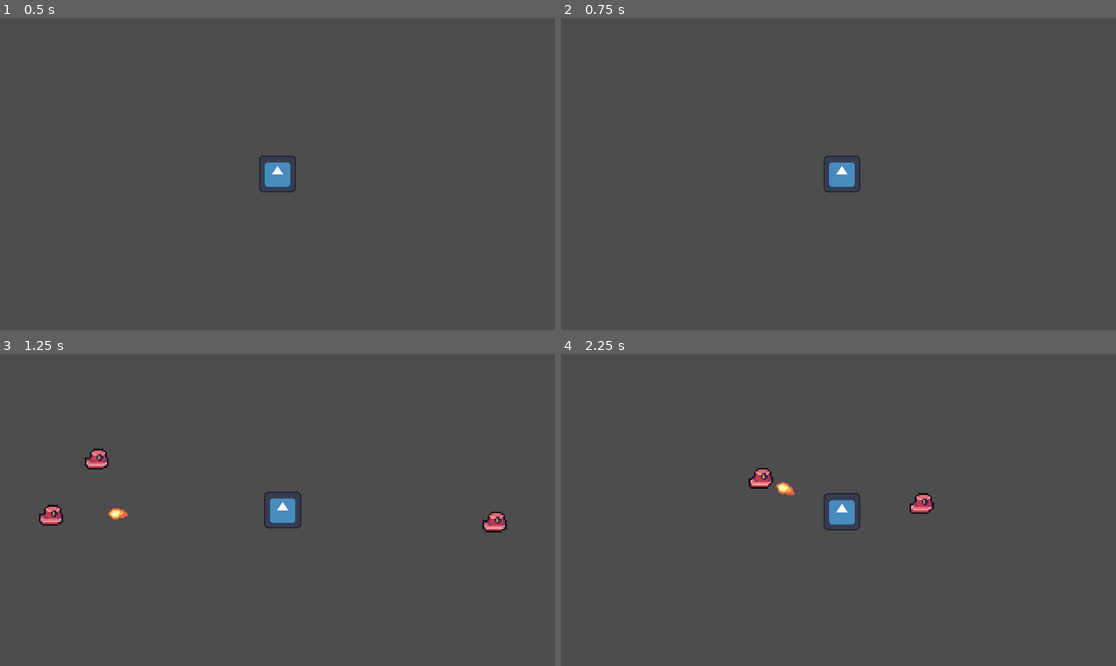
Above: before the commit, frames 1-4 (two rows, left to right).
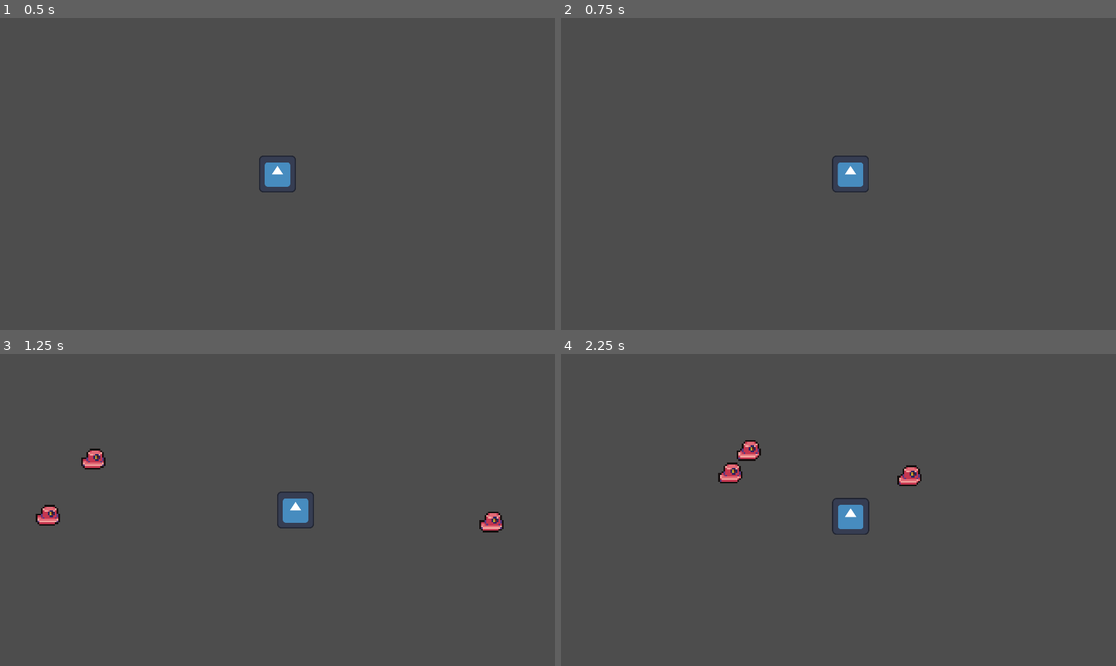
Above: after the commit, the same moments.

Repository: DragonEyeGames/Alien-Fun
Game: Godot game, scene res://main.tscn
The game is run twice, just before and just after one commit, with the same random seed, the same clock (stepped at 60 frames per second) and the same inputs. The engine's default icon, where the game draws it, is replaced by a stand-in: a white triangle on a blue panel in a dark square.
Inputs:
- Up to frame 1 (0.5 s): no input
- Up to frame 2 (0.75 s): tap Enter at 0.5 s; hold D (Right) from 0.53 s (still down); tap Alt at 0.6 s
- Up to frame 3 (1.25 s): keep holding D (Right)
- Up to frame 4 (2.25 s): release D (Right) at 1.28 s; hold S (Down) 1.28-2.03 s; tap Shift at 1.35 s; hold D (Right) from 2.03 s (still down); tap Alt at 2.1 s

Frame 1 is identical in both runs. In frame 2, 0.4% of the frame differs, in the area x 47-56%, y 44-56%; in frame 3, 1.2%; in frame 4, 1.8%, in the area x 28-68%, y 27-58%.

Commit message:
Dying
the player can now die! Most unfortunate

Diff:
--- a/enemy.gd
+++ b/enemy.gd
@@ -3,8 +3,23 @@
 
 @export var player: Player
 @export var speed:= 1.0
+@export var damage = 5
+@export var attackTime:=0.5
+var attacking:=[]
+var canAttack=true
+
+const xp = preload("res://xp.tscn")
 
 var dead=false
+
+func _process(_delta: float) -> void:
+	if(not dead):
+		if(canAttack and len(attacking)>=1):
+			canAttack=false
+			for item in attacking:
+				item.attack(damage)
+			await get_tree().create_timer(attackTime).timeout
+			canAttack=true
 
 func _physics_process(_delta: float) -> void:
 	if(not dead):
@@ -19,4 +34,19 @@
 
 
 func _on_icon_animation_finished() -> void:
+	var newXP=xp.instantiate()
+	get_parent().add_child(newXP)
+	newXP.global_position=global_position
 	queue_free()
+
+
+func _on_area_2d_body_entered(body: Node2D) -> void:
+	print("AA")
+	if(body.get_parent() is Player):
+		print("AEWA")
+		attacking.append(body.get_parent())
+
+
+func _on_area_2d_body_exited(body: Node2D) -> void:
+	if(body.get_parent() is Player):
+		attacking.erase(body.get_parent())
--- a/enemy.tscn
+++ b/enemy.tscn
@@ -122,6 +122,9 @@
 [sub_resource type="CircleShape2D" id="CircleShape2D_jmwgi"]
 radius = 43.56604
 
+[sub_resource type="CircleShape2D" id="CircleShape2D_4gyqm"]
+radius = 49.0408
+
 [node name="Enemy" type="CharacterBody2D"]
 collision_layer = 2
 collision_mask = 3
@@ -138,4 +141,13 @@
 [node name="CollisionShape2D" type="CollisionShape2D" parent="."]
 shape = SubResource("CircleShape2D_jmwgi")
 
+[node name="AttackZone" type="Area2D" parent="."]
+collision_layer = 0
+collision_mask = 8
+
+[node name="CollisionShape2D" type="CollisionShape2D" parent="AttackZone"]
+shape = SubResource("CircleShape2D_4gyqm")
+
 [connection signal="animation_finished" from="Icon" to="." method="_on_icon_animation_finished"]
+[connection signal="area_entered" from="AttackZone" to="." method="_on_area_2d_body_entered"]
+[connection signal="area_exited" from="AttackZone" to="." method="_on_area_2d_body_exited"]
--- a/main.tscn
+++ b/main.tscn
@@ -1,20 +1,18 @@
-[gd_scene load_steps=5 format=3 uid="uid://dnnka5th1gldj"]
+[gd_scene load_steps=4 format=3 uid="uid://dnnka5th1gldj"]
 
 [ext_resource type="PackedScene" uid="uid://bsqgmksc0bna4" path="res://player.tscn" id="1_ig7tw"]
 [ext_resource type="Script" uid="uid://bdtgp3fkcxsqy" path="res://spawnController.gd" id="2_0xm2m"]
-[ext_resource type="PackedScene" uid="uid://xpvqcnr0u5oj" path="res://fireballSpawner.tscn" id="2_1bvp3"]
-[ext_resource type="PackedScene" uid="uid://c83oifm7np8uy" path="res://enemy.tscn" id="3_h2yge"]
+[ext_resource type="PackedScene" uid="uid://124iuoprje5g" path="res://enemy.tscn" id="3_h2yge"]
 
 [node name="Node2D" type="Node2D"]
 
 [node name="Player" parent="." instance=ExtResource("1_ig7tw")]
 collision_layer = 0
-speed = 100.0
+waitTime = 1.0
+health = 20
 
 [node name="MainCamera" type="Camera2D" parent="Player"]
 position_smoothing_enabled = true
-
-[node name="FireballSpawner" parent="Player" instance=ExtResource("2_1bvp3")]
 
 [node name="SpawnController" type="Node2D" parent="." node_paths=PackedStringArray("player")]
 script = ExtResource("2_0xm2m")
--- a/player.gd
+++ b/player.gd
@@ -1,11 +1,18 @@
 extends CharacterBody2D
 class_name Player
-
+var xp=0
 @export var speed:=100.0
 
 @export var waitTime:=1.0
+
+@export var health=20
 
 func _physics_process(_delta: float) -> void:
 	velocity=Input.get_vector("Left", "Right", "Up", "Down")
 	velocity*=speed
 	move_and_slide()
+
+func attack(damage):
+	health-=damage
+	visible=false
+	get_tree().paused=true
--- a/player.tscn
+++ b/player.tscn
@@ -6,12 +6,32 @@
 [sub_resource type="CircleShape2D" id="CircleShape2D_0xm2m"]
 radius = 63.63961
 
+[sub_resource type="CircleShape2D" id="CircleShape2D_onrkg"]
+radius = 251.19913
+
+[sub_resource type="CircleShape2D" id="CircleShape2D_i3pqv"]
+radius = 77.87811
+
 [node name="Player" type="CharacterBody2D"]
 script = ExtResource("1_onrkg")
-speed = 350
+speed = 350.0
 
 [node name="Sprite2D" type="Sprite2D" parent="."]
 texture = ExtResource("1_4flbx")
 
 [node name="CollisionShape2D" type="CollisionShape2D" parent="."]
 shape = SubResource("CircleShape2D_0xm2m")
+
+[node name="xp" type="Area2D" parent="."]
+collision_layer = 4
+collision_mask = 0
+
+[node name="CollisionShape2D" type="CollisionShape2D" parent="xp"]
+shape = SubResource("CircleShape2D_onrkg")
+
+[node name="hurtzone" type="Area2D" parent="."]
+collision_layer = 8
+collision_mask = 0
+
+[node name="CollisionShape2D" type="CollisionShape2D" parent="hurtzone"]
+shape = SubResource("CircleShape2D_i3pqv")
--- a/project.godot
+++ b/project.godot
@@ -52,6 +52,8 @@
 
 2d_physics/layer_1="Ground"
 2d_physics/layer_2="Enemy"
+2d_physics/layer_3="XP"
+2d_physics/layer_4="Player"
 
 [rendering]
 
--- /dev/null
+++ b/xp.gd
@@ -0,0 +1,11 @@
+extends Node2D
+
+
+func _on_area_2d_area_entered(area: Area2D) -> void:
+	if(area.get_parent() is Player):
+		var tween=create_tween()
+		tween.tween_property(self, "global_position", area.get_parent().global_position, .2)
+		await get_tree().create_timer(.2).timeout
+		await get_tree().process_frame
+		area.get_parent().xp+=1
+		queue_free()
--- /dev/null
+++ b/xp.tscn
@@ -0,0 +1,27 @@
+[gd_scene load_steps=4 format=3 uid="uid://cs3eiwttbwsgf"]
+
+[ext_resource type="Script" uid="uid://xuwiyrjvovn4" path="res://xp.gd" id="1_1jxo8"]
+[ext_resource type="Texture2D" uid="uid://c66y7tt2aqex3" path="res://Slime pack/Tiny_Slime Red.png" id="1_kl4lw"]
+
+[sub_resource type="CircleShape2D" id="CircleShape2D_1jxo8"]
+
+[node name="XP" type="Node2D"]
+scale = Vector2(6, 6)
+script = ExtResource("1_1jxo8")
+
+[node name="Area2D" type="Area2D" parent="."]
+position = Vector2(-0.16666667, 4.8333335)
+collision_layer = 0
+collision_mask = 4
+
+[node name="CollisionShape2D" type="CollisionShape2D" parent="Area2D"]
+shape = SubResource("CircleShape2D_1jxo8")
+
+[node name="Sprite2D" type="Sprite2D" parent="."]
+texture_filter = 1
+position = Vector2(-0.5, 4.5)
+texture = ExtResource("1_kl4lw")
+region_enabled = true
+region_rect = Rect2(148, 85, 15, 7)
+
+[connection signal="area_entered" from="Area2D" to="." method="_on_area_2d_area_entered"]
Not shown: 1 places in enemy.tscn that only renumber resources
Not shown: 1 places in player.tscn that only renumber resources
Not shown, added: xp.gd.uid
